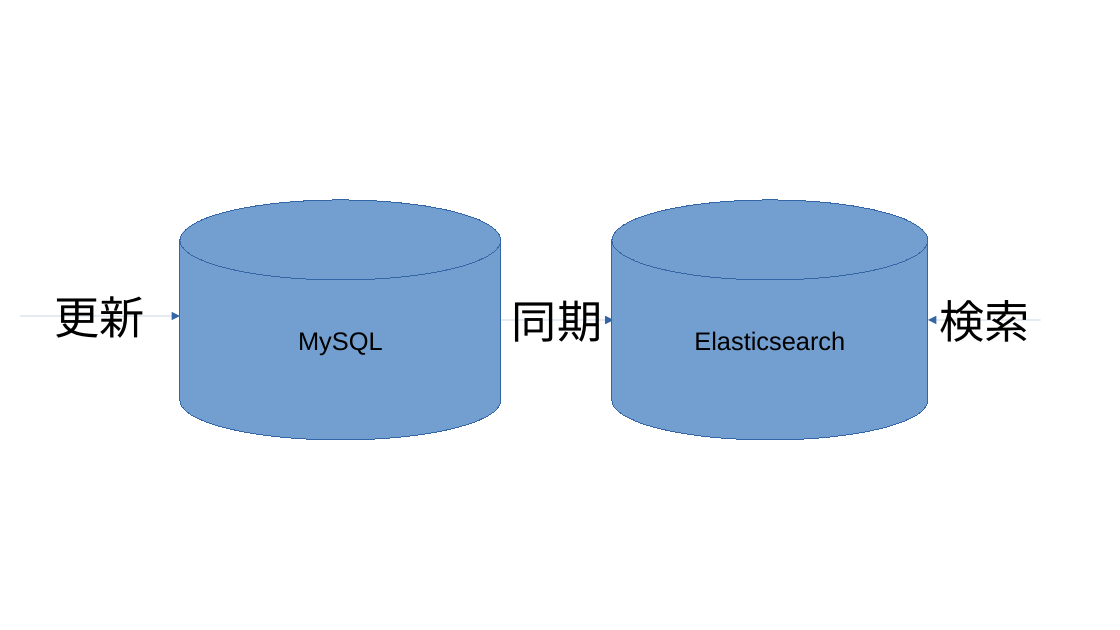
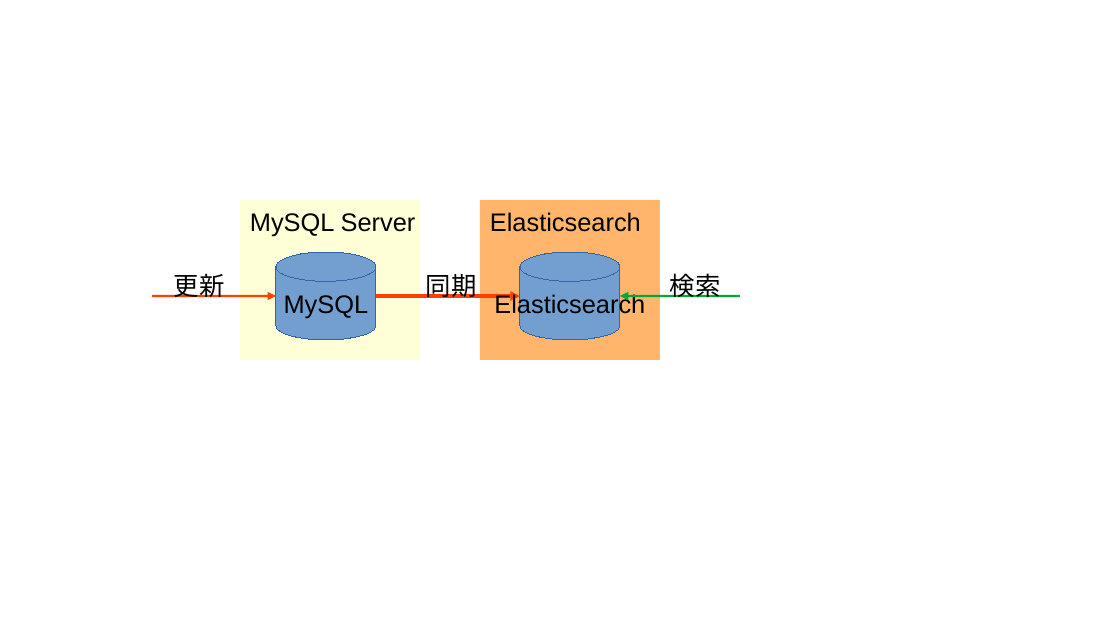
Before and after one commit to komainu8/rabbit-slide-komainu8-yapc-kyoto-2023, a slide deck: slide 1 of images/無題 1.odp. Drawn at 1120x630 pixels with LibreOffice and Linux fonts; fonts in the diff are those of the drawing. Boxes give left, top, right and bottom in pixels: in the first picture for what was removed or moved away, otherwise in the second. Text is boxed around its words. In the diff, an @@ line names an element or a change of style, - is before the commit and + after.

```diff
--- a/images/無題 1.odp
+++ b/images/無題 1.odp
@@ rectangle added at [240,200,420,360], fill #FFFFD7 @@
@@ rectangle added at [480,200,660,360], fill #FFB66C @@
@@ text added at [250,213,416,237], 18 pt, text #000000 @@
+MySQL Server
@@ text added at [490,212,641,232], 18 pt, text #000000 @@
+Elasticsearch
@@ text "更新": place and size @@
-text "更新" at [20,316,180,316]
+text "更新" at [174,273,225,297]
@@ cylinder "MySQL": place and size @@
-cylinder "MySQL" at [180,200,501,440]
+cylinder "MySQL" at [276,252,376,340]
@@ text "同期": place and size @@
-text "同期" at [501,320,614,320]
+text "同期" at [426,274,477,298]
@@ cylinder "Elasticsearch": place and size @@
-cylinder "Elasticsearch" at [612,200,928,440]
+cylinder "Elasticsearch" at [520,252,620,340]
@@ size 32 to 18 pt; alignment centre to left; vertical alignment middle to top; outline #3465A4 0 pt to none in 3 elements at [426,274,477,298], [174,273,225,297], [670,273,721,298] @@
@@ text "検索": place and size @@
-text "検索" at [928,320,1041,320]
+text "検索" at [670,273,721,298]
@@ arrow added from (152, 296) to (276, 296), #FF4000 1.5 pt @@
@@ elbow arrow added from (376, 296) to (520, 296), #FF4000 2.3 pt @@
@@ arrow added from (740, 296) to (620, 296), #00A933 1.5 pt @@
```
Also in this commit, not shown: 1 other slide changed, 3 slides added, 1 slide removed.
